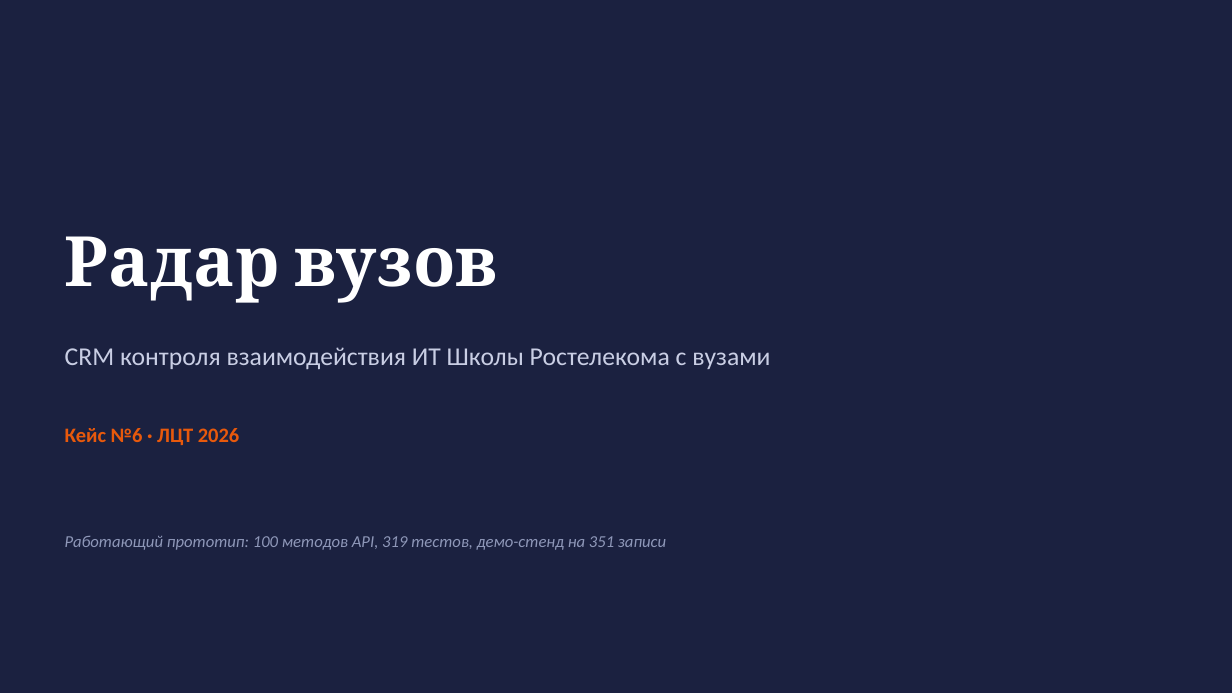
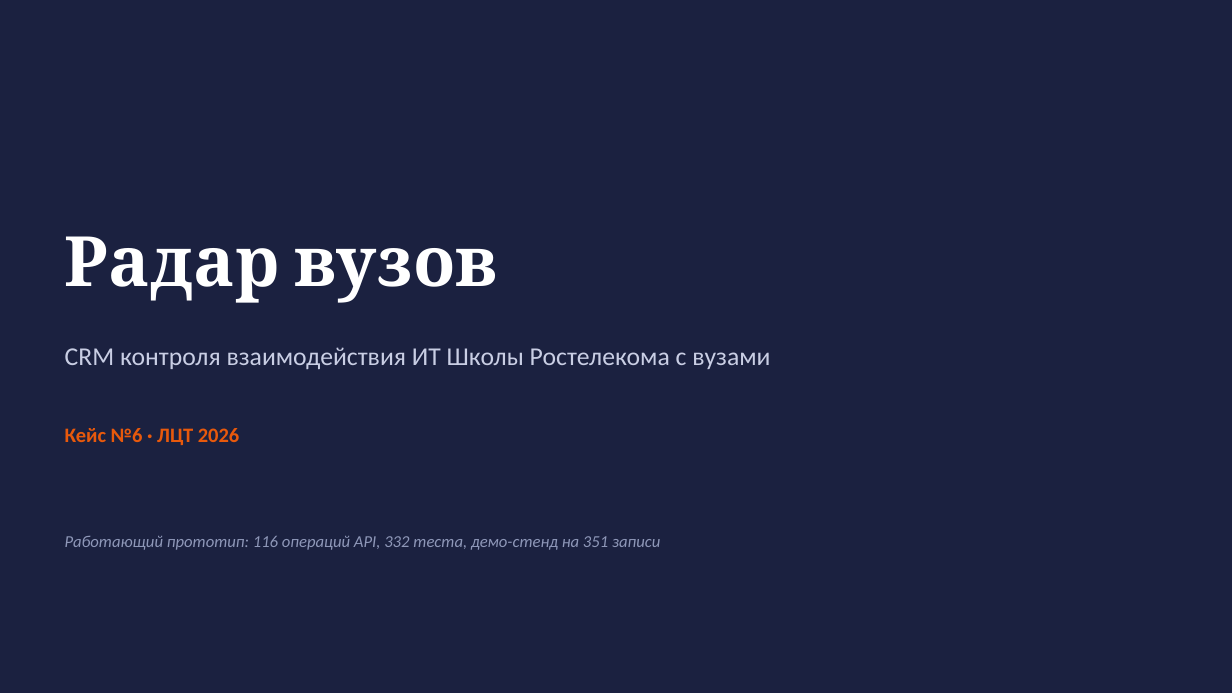
Before and after one commit to tame2tame/hackathon_2026, a slide deck: slide 1 of docs/РадарВузов-презентация.pptx. Drawn at 1232x693 pixels with LibreOffice and Linux fonts; fonts in the diff are those of the drawing. Boxes give left, top, right and bottom in pixels: in the first picture for what was removed or moved away, otherwise in the second. Text is boxed around its words. In the diff, an @@ line names an element or a change of style, - is before the commit and + after.

```diff
--- a/docs/РадарВузов-презентация.pptx
+++ b/docs/РадарВузов-презентация.pptx
@@ text at [65,536,660,550]: text changed @@
-Работающий прототип: 100 методов API, 319 тестов, демо-стенд на 351 записи
+Работающий прототип: 116 операций API, 332 теста, демо-стенд на 351 записи
```
Also in this commit, not shown: 1 other slide changed, 26 other files.
